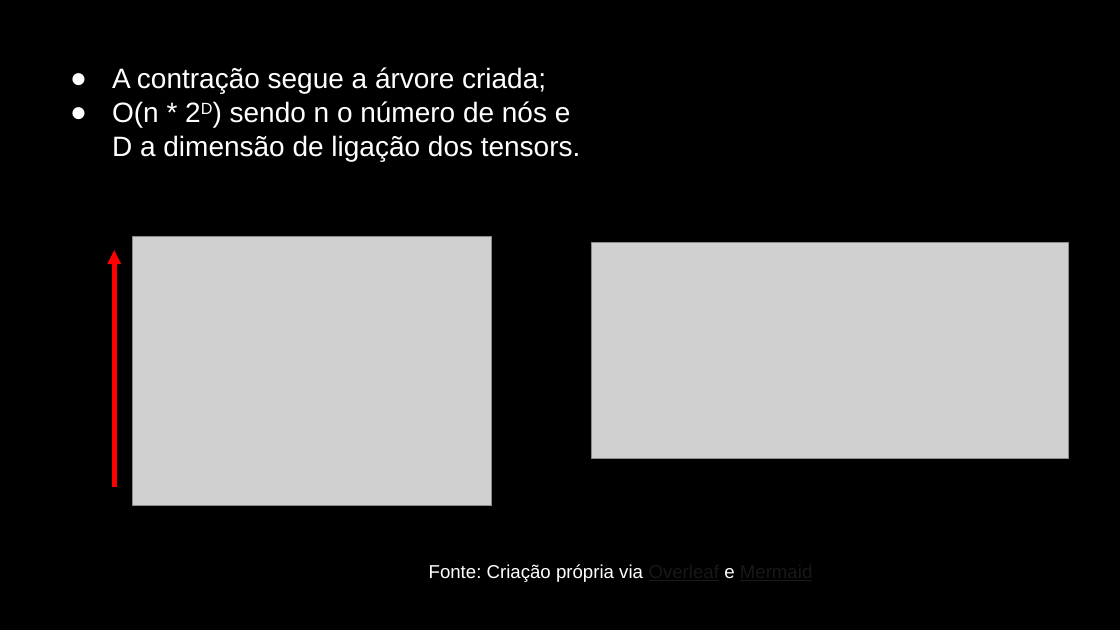
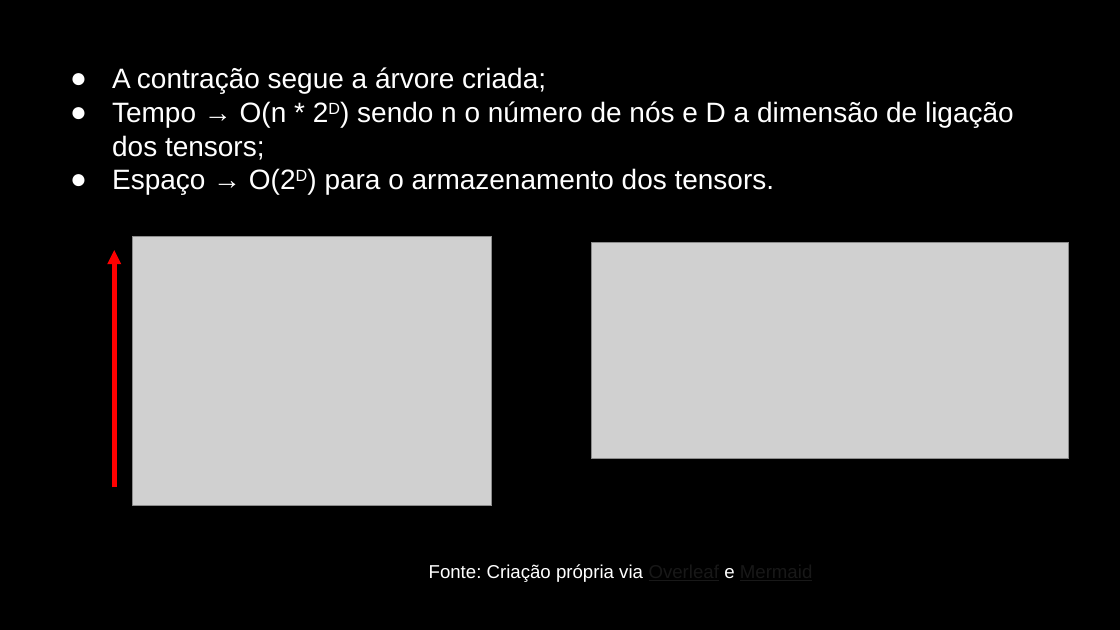
Before and after one commit to Dpbm/mestrado-aulas, a slide deck: slide 35 of algoritmos/projeto-seminario/Seminário.pptx. Drawn at 1120x630 pixels with LibreOffice and Linux fonts; fonts in the diff are those of the drawing; grey boxes stand for pictures. Boxes give left, top, right and bottom in pixels: in the first picture for what was removed or moved away, otherwise in the second. Text is boxed around its words. In the diff, an @@ line names an element or a change of style, - is before the commit and + after.

```diff
--- a/algoritmos/projeto-seminario/Seminário.pptx
+++ b/algoritmos/projeto-seminario/Seminário.pptx
@@ text at (x1=112, y1=101, x2=1014, y2=194): text changed @@
-● O(n * 2D) sendo n o número de nós e D a dimensão de ligação dos tensors.
+● Tempo → O(n * 2D) sendo n o número de nós e D a dimensão de ligação dos tensors;
+● Espaço → O(2D) para o armazenamento dos tensors.
```
Also in this commit, not shown: 12 other slides changed, 2 other files.
